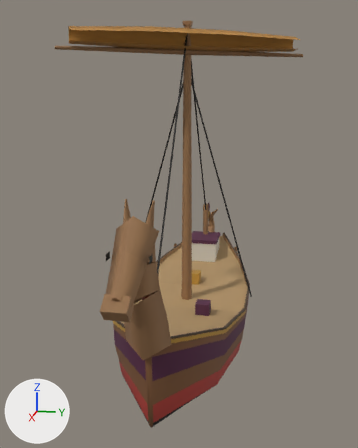
One commit to the glTF model public/harbour/kit/hull_fiat_hippos_boat.glb: the scene before it, then after it.
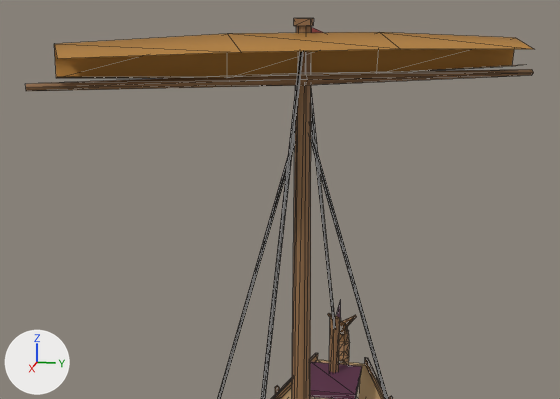
Each version is shown whole from a 50 mm camera at (10.94, 1.96, 5.34) aimed at (0.75, -0.08, 2.79), then close up from a 50 mm camera at (8.12, 1.34, 7.04) aimed at (0.85, -0.12, 5.22). Arrows for +X, +Y and +Z are at lower left; the lights stay in place. The first two pictures are the older version. Both versions are drawn at full value of the shape key 'furl' of 'sail_main'; the numbers are the values there. The close-ups show mesh edges as thin lines. Vertices at exactly the same position are counted once.

In view in the first close-up: 'deck', 'hull', 'mast', 'rigging', 'sail_main', 'yards' and 1 more.
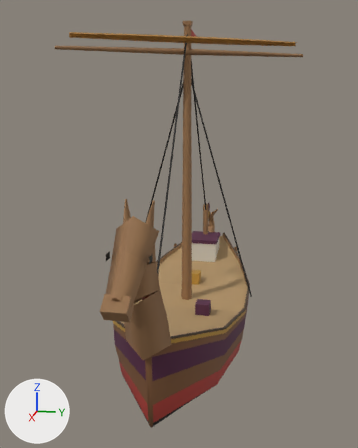
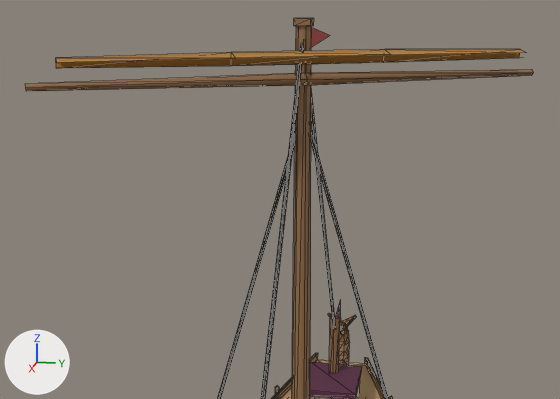
Boxes (x1, y1, x2, y2) around the edits, measured in the close-ups (560 x 399 px):
'sail_main', reshaped, moved, rescaled (57% shorter): before (54, 32, 533, 78); after (56, 49, 526, 68)

The change, as a diff of the scene's bpy script:
```diff
--- a/public/harbour/kit/hull_fiat_hippos_boat.glb.py
+++ b/public/harbour/kit/hull_fiat_hippos_boat.glb.py
@@ me_sail_main_003 @@
 # used by ob_sail_main; parent = ob_heel; location = (0.321, 0.0557, 4.836); scale = (4.84, 4.84, 4.84)
-me_sail_main_003.from_pydata(...)  # 16 vertices, 18 faces; spans x -0.256..0.313, y -0.438..0.471, z 0.318..0.407
-me_sail_main_003.vertices[0].co = (0.292, -0.412, 0.335)
-me_sail_main_003.vertices[1].co = (0.133, -0.116, 0.328)
-me_sail_main_003.vertices[2].co = (0.069, -0.153, 0.318)
-me_sail_main_003.vertices[3].co = (0.246, -0.438, 0.328)  # pixel (56, 78)
-me_sail_main_003.vertices[4].co = (-0.098, 0.137, 0.318)
-me_sail_main_003.vertices[5].co = (-0.034, 0.174, 0.328)
-me_sail_main_003.vertices[6].co = (-0.256, 0.432, 0.328)  # pixel (512, 66)
-me_sail_main_003.vertices[7].co = (-0.21, 0.459, 0.335)  # pixel (526, 64)
-me_sail_main_003.vertices[8].co = (-0.251, 0.435, 0.392)  # pixel (515, 37)
-me_sail_main_003.vertices[9].co = (-0.091, 0.141, 0.407)  # pixel (379, 32)
-me_sail_main_003.vertices[10].co = (-0.19, 0.471, 0.369)  # pixel (534, 49)
-me_sail_main_003.vertices[11].co = (-0.005, 0.19, 0.376)  # pixel (400, 49)
-me_sail_main_003.vertices[12].co = (0.076, -0.149, 0.407)  # pixel (227, 33)
-me_sail_main_003.vertices[13].co = (0.251, -0.435, 0.392)  # pixel (54, 43)
-me_sail_main_003.vertices[14].co = (0.162, -0.1, 0.376)  # pixel (241, 52)
-me_sail_main_003.vertices[15].co = (0.313, -0.4, 0.369)  # pixel (57, 58)
+me_sail_main_003.from_pydata(...)  # 16 vertices, 18 faces; spans x -0.231..0.283, y -0.419..0.449, z 0.325..0.352
+# me_sail_main_003 part 1
+me_sail_main_003.vertices[0].co = (0.277, -0.412, 0.33)
+me_sail_main_003.vertices[1].co = (0.115, -0.124, 0.328)
+me_sail_main_003.vertices[2].co = (0.096, -0.135, 0.325)  # pixel (231, 65)
+me_sail_main_003.vertices[3].co = (0.264, -0.419, 0.328)  # pixel (56, 68)
+me_sail_main_003.vertices[4].co = (-0.069, 0.151, 0.325)  # pixel (383, 62)
+me_sail_main_003.vertices[5].co = (-0.05, 0.162, 0.328)  # pixel (388, 61)
+me_sail_main_003.vertices[6].co = (-0.231, 0.438, 0.328)  # pixel (519, 57)
+me_sail_main_003.vertices[7].co = (-0.218, 0.446, 0.33)
+me_sail_main_003.vertices[8].co = (-0.23, 0.439, 0.347)  # pixel (520, 49)
+me_sail_main_003.vertices[9].co = (-0.067, 0.152, 0.352)  # pixel (384, 49)
+me_sail_main_003.vertices[10].co = (-0.212, 0.449, 0.34)  # pixel (526, 52)
+me_sail_main_003.vertices[11].co = (-0.042, 0.166, 0.342)  # pixel (390, 54)
+me_sail_main_003.vertices[12].co = (0.098, -0.134, 0.352)  # pixel (231, 52)
+me_sail_main_003.vertices[13].co = (0.265, -0.419, 0.347)  # pixel (55, 57)
+me_sail_main_003.vertices[14].co = (0.123, -0.119, 0.342)  # pixel (235, 57)
+me_sail_main_003.vertices[15].co = (0.283, -0.408, 0.34)  # pixel (56, 62)
 me_sail_main_003.materials.append(mat_hb_sail)
@@ ob_sail_main @@
 ob_sail_main.parent = ob_heel
-ob_sail_main.location = (0.321, 0.0557, 4.836)
-ob_sail_main.scale = (4.84, 4.84, 4.84)
+ob_sail_main.location = (0.321, 0.0557, 4.908)
+ob_sail_main.scale = (4.91, 4.91, 4.91)
```
